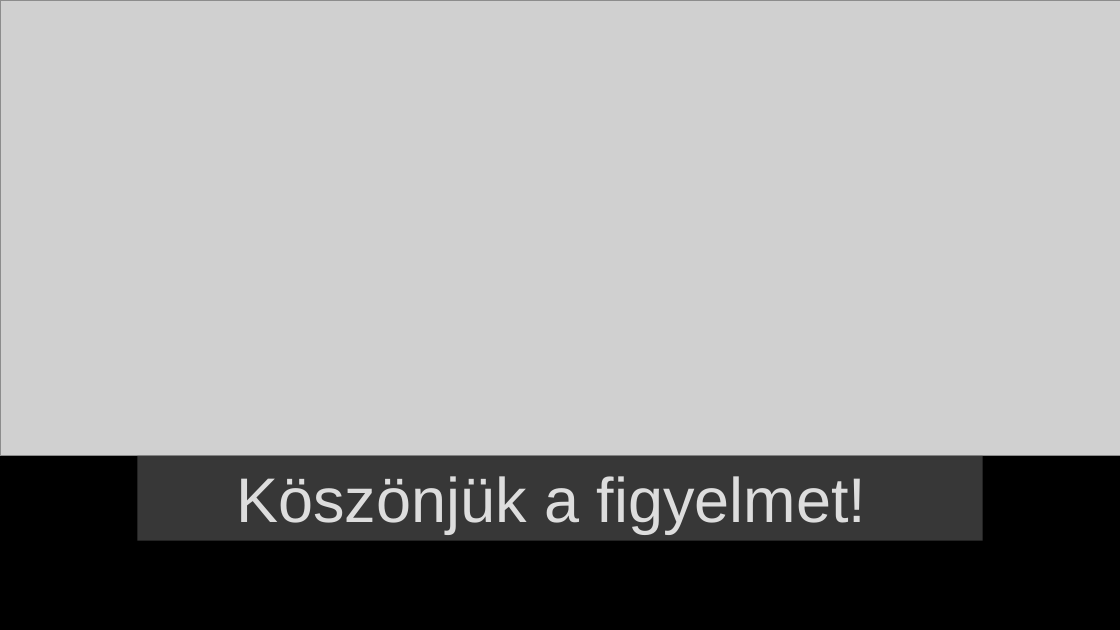
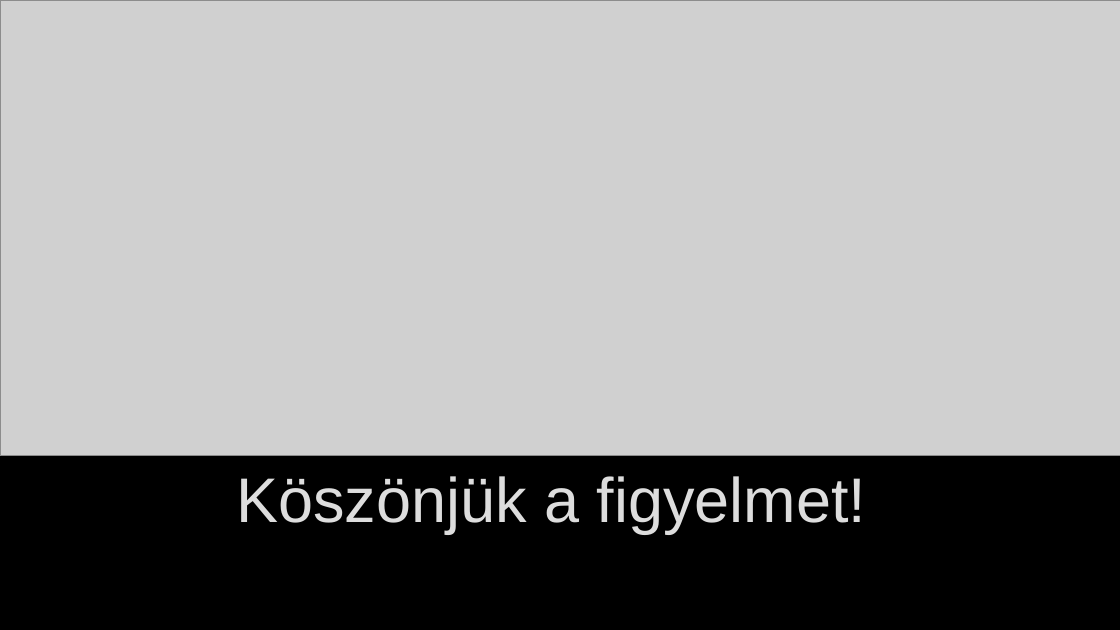
Before and after one commit to Akos21/ciganyok, a slide deck: slide 17 of Ppt/Magyar/nah_Id_win.pptx. Drawn at 1120x630 pixels with LibreOffice and Linux fonts; fonts in the diff are those of the drawing; grey boxes stand for pictures; background and template pictures are left out. Boxes give left, top, right and bottom in pixels: in the first picture for what was removed or moved away, otherwise in the second. Text is boxed around its words. In the diff, an @@ line names an element or a change of style, - is before the commit and + after.

Commit message:
rg

```diff
--- a/Ppt/Magyar/nah_Id_win.pptx
+++ b/Ppt/Magyar/nah_Id_win.pptx
@@ text "Köszönjük a figyelmet!": place and size @@
-text "Köszönjük a figyelmet!" at (137,456,982,541)
+text "Köszönjük a figyelmet!" at (236,476,866,534)
@@ text "Köszönjük a figyelmet!" at (236,476,866,534): fill #373737 to none @@
```
